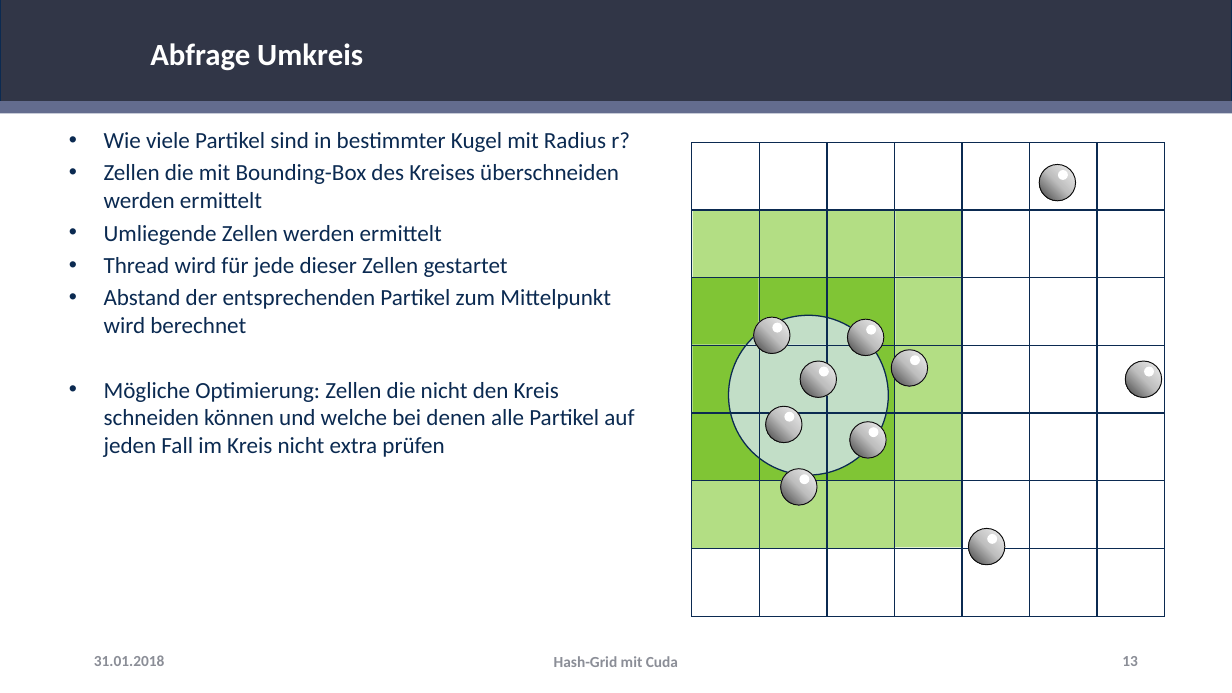
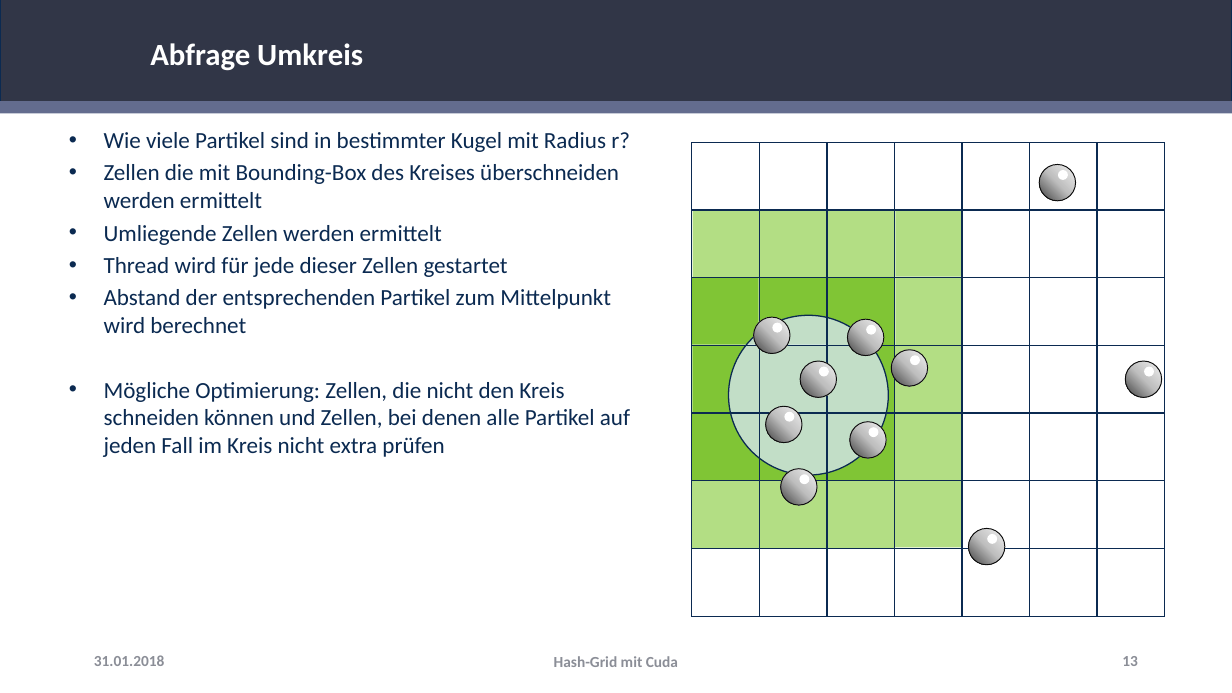
Before and after one commit to RemkeTUD/CUDA-Project-Hash-Grid, a slide deck: slide 13 of Hash-Grid.pptx. Drawn at 1232x693 pixels with LibreOffice and Linux fonts; fonts in the diff are those of the drawing; background and template pictures are left out. Boxes give left, top, right and bottom in pixels: in the first picture for what was removed or moved away, otherwise in the second. Text is boxed around its words. In the diff, an @@ line names an element or a change of style, - is before the commit and + after.

```diff
--- a/Hash-Grid.pptx
+++ b/Hash-Grid.pptx
@@ text at [104, 382, 630, 457]: text changed @@
-• Mögliche Optimierung: Zellen die nicht den Kreis schneiden können und welche bei denen alle Partikel auf jeden Fall im Kreis nicht extra prüfen
+• Mögliche Optimierung: Zellen, die nicht den Kreis schneiden können und Zellen, bei denen alle Partikel auf jeden Fall im Kreis nicht extra prüfen
```
Also in this commit, not shown: 5 other slides changed.
